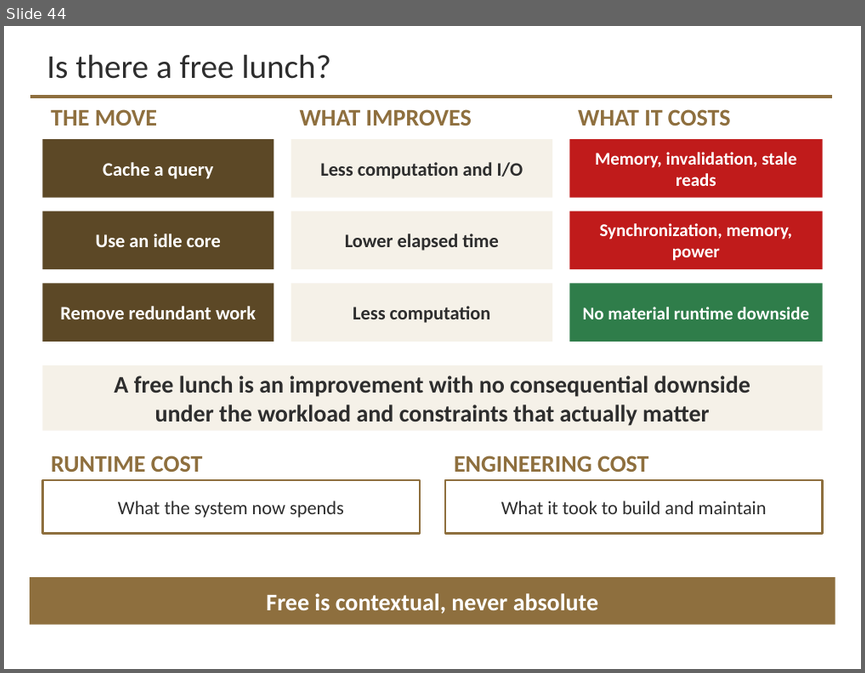
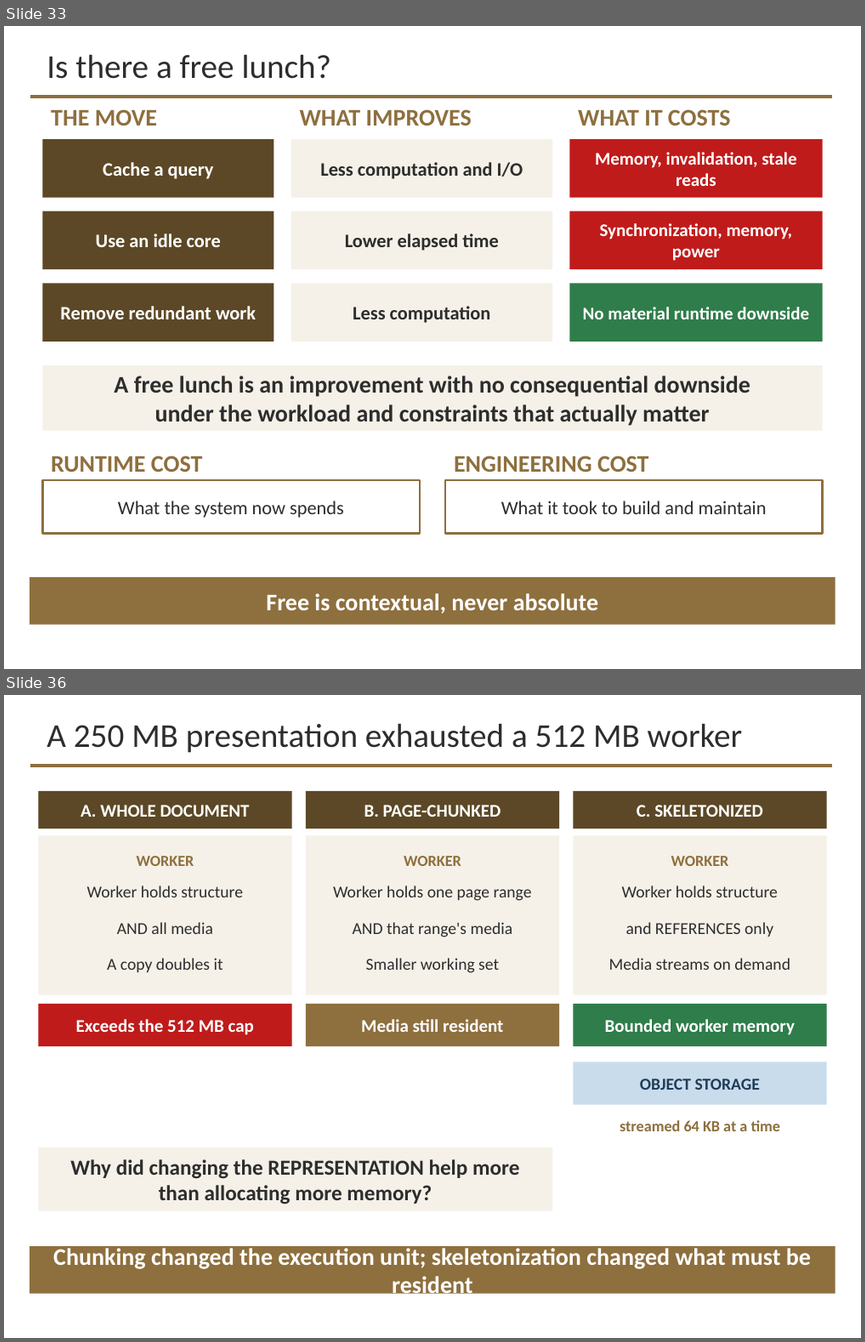
Before and after one commit to davisjam/model-based-agentic-software-engineering, a slide deck: course/lectures/act-3-software-in-the-world/04-performance-and-reliability/3-4-Performance-and-Reliability-1-Performance-Engineering.pptx. Shown one above the other, each under a label of ours: slide 44 before the commit, slides 33 and 36 after it; the slides between them are not shown. The pictures are 865x673 and 865x1342 pixels, drawn with LibreOffice and Linux fonts; fonts in the diff are those of the drawing; background and template pictures are left out. Boxes give left, top, right and bottom in pixels: in the first picture for what was removed or moved away, otherwise in the second. Text is boxed around its words. In the diff, an @@ line names an element or a change of style, - is before the commit and + after.

```diff
--- a/course/lectures/act-3-software-in-the-world/04-performance-and-reliability/3-4-Performance-and-Reliability-1-Performance-Engineering.pptx
+++ b/course/lectures/act-3-software-in-the-world/04-performance-and-reliability/3-4-Performance-and-Reliability-1-Performance-Engineering.pptx
@@ slide 36 added at (4,695,861,1338), background #FFFFFF; not listed: 1 template element that a slide beside it also shows @@
@@ title added at (46,723,743,753), 28 pt, text #2D2D2D @@
+A 250 MB presentation exhausted a 512 MB worker
@@ rectangle added at (38,791,292,828), fill #5C4826, 15 pt, text #FFFFFF, bold @@
+A. WHOLE DOCUMENT
@@ rectangle added at (306,791,559,828), fill #5C4826, 15 pt, text #FFFFFF, bold @@
+B. PAGE-CHUNKED
@@ rectangle added at (573,791,827,828), fill #5C4826, 15 pt, text #FFFFFF, bold @@
+C. SKELETONIZED
@@ rectangle added at (38,835,292,995), fill #F5F1E8 @@
@@ rectangle added at (306,835,559,995), fill #F5F1E8 @@
@@ rectangle added at (573,835,827,995), fill #F5F1E8 @@
@@ text added at (137,856,194,866), 13 pt, text #8E6F3E, bold @@
+WORKER
@@ text added at (404,856,461,866), 13 pt, text #8E6F3E, bold @@
+WORKER
@@ text added at (671,856,729,866), 13 pt, text #8E6F3E, bold @@
+WORKER
@@ text added at (87,885,243,897), 14 pt, text #2D2D2D @@
+Worker holds structure
@@ text added at (333,885,532,901), 14 pt, text #2D2D2D @@
+Worker holds one page range
@@ text added at (622,885,778,897), 14 pt, text #2D2D2D @@
+Worker holds structure
@@ text added at (117,922,213,934), 14 pt, text #2D2D2D @@
+AND all media
@@ text added at (352,922,513,937), 14 pt, text #2D2D2D @@
+AND that range's media
@@ text added at (626,922,773,936), 14 pt, text #2D2D2D @@
+and REFERENCES only
@@ text added at (107,958,223,972), 14 pt, text #2D2D2D @@
+A copy doubles it
@@ text added at (366,958,499,973), 14 pt, text #2D2D2D @@
+Smaller working set
@@ text added at (609,958,790,970), 14 pt, text #2D2D2D @@
+Media streams on demand
@@ rectangle added at (38,1004,292,1046), fill #C01B1B, 15 pt, text #FFFFFF, bold @@
+Exceeds the 512 MB cap
@@ rectangle added at (306,1004,559,1046), fill #8E6F3E, 15 pt, text #FFFFFF, bold @@
+Media still resident
@@ rectangle added at (573,1004,827,1046), fill #2F7D4A, 15 pt, text #FFFFFF, bold @@
+Bounded worker memory
@@ rectangle added at (573,1061,827,1105), fill #C9DCEC, 14 pt, text #1F3D57, bold @@
+OBJECT STORAGE
@@ text added at (619,1120,781,1131), 13 pt, text #8E6F3E, bold @@
+streamed 64 KB at a time
@@ rectangle added at (38,1147,552,1211), fill #F5F1E8, 18 pt, text #2D2D2D, bold @@
+Why did changing the REPRESENTATION help more
+than allocating more memory?
@@ rectangle added at (30,1246,835,1293), fill #8E6F3E, 20 pt, text #FFFFFF, bold @@
+Chunking changed the execution unit; skeletonization changed what must be resident
@@ what was slide 44 is now slide 33 @@
```
Also in this commit, not shown: 3 other slides added.
